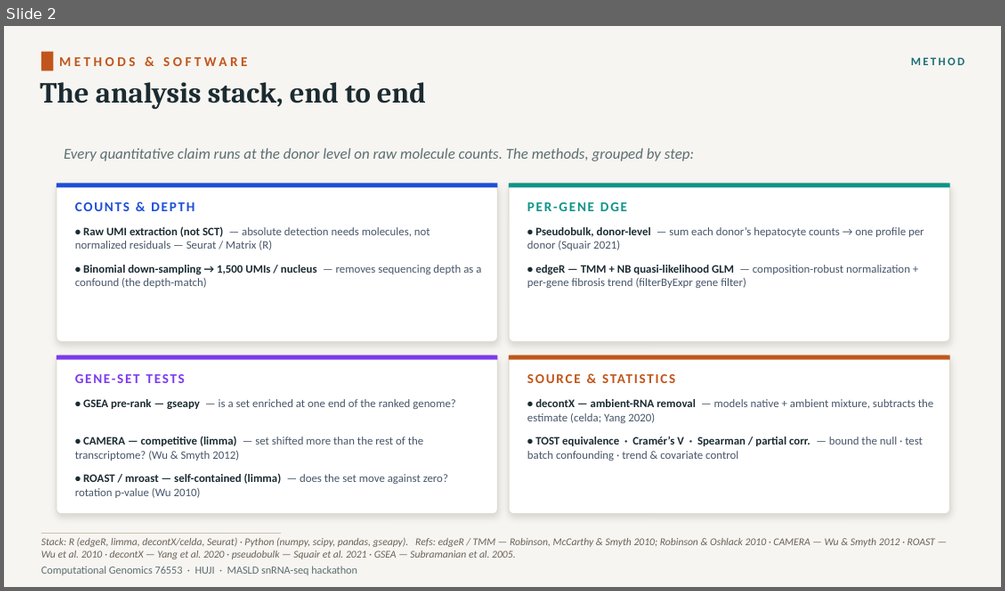
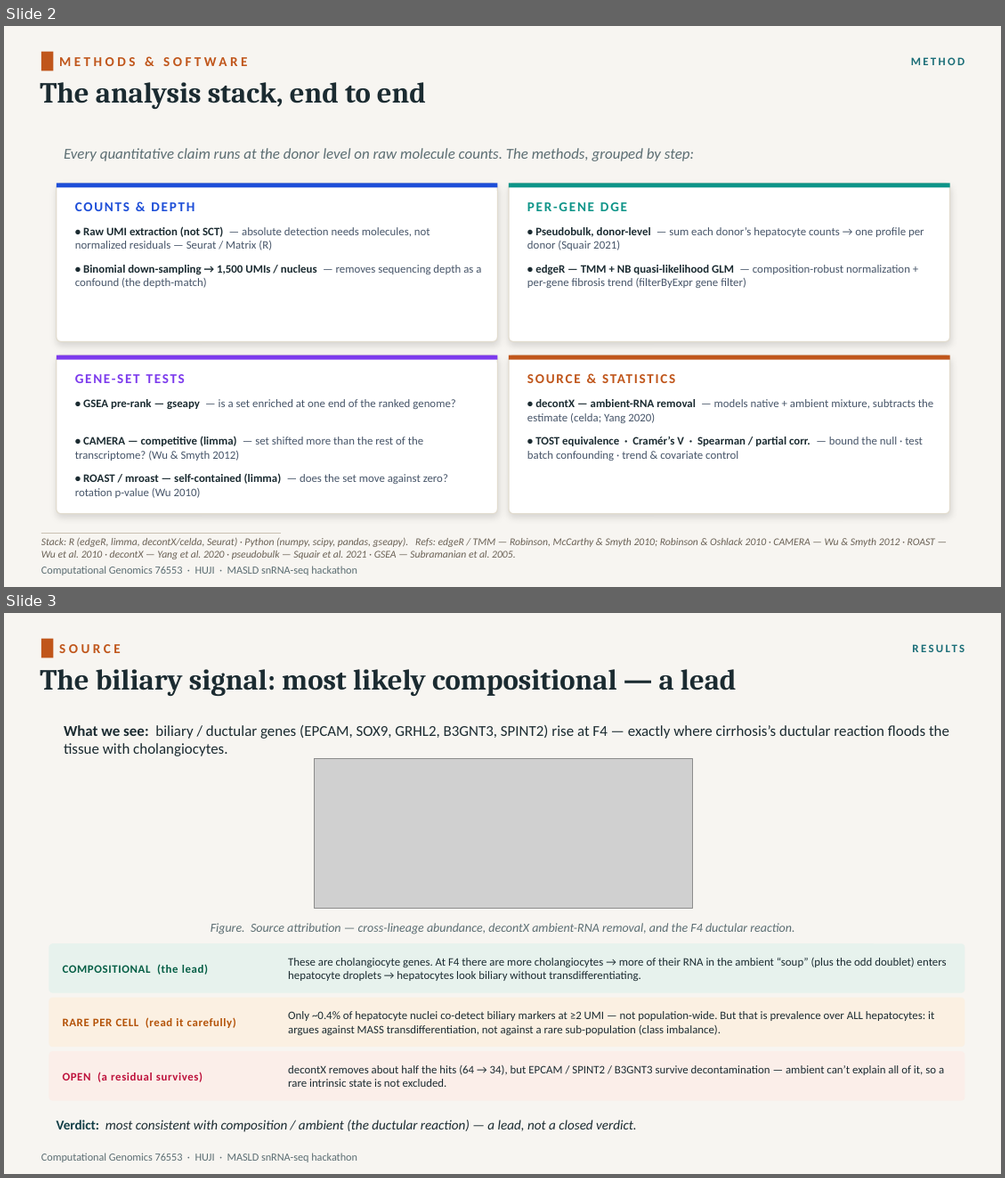
Before and after one commit to roeetekoah/liver-zonation, a slide deck: presentation/extra_slides.pptx. Shown one above the other, each under a label of ours: slide 2 before the commit, slides 2 and 3 after it. The pictures are 1005x591 and 1005x1178 pixels, drawn with LibreOffice and Linux fonts; fonts in the diff are those of the drawing; grey boxes stand for pictures. Boxes give left, top, right and bottom in pixels: in the first picture for what was removed or moved away, otherwise in the second. Text is boxed around its words. In the diff, an @@ line names an element or a change of style, - is before the commit and + after.

```diff
--- a/presentation/extra_slides.pptx
+++ b/presentation/extra_slides.pptx
@@ slide 3 added at [4, 613, 1001, 1174], background #F7F5F1 @@
@@ rectangle added at [41, 639, 53, 657], fill #C0561B @@
@@ text added at [707, 637, 965, 659], 11 pt, text #1B6E78, bold @@
+RESULTS
@@ text added at [59, 644, 121, 653], 13 pt, text #C0561B, bold @@
+SOURCE
@@ text added at [40, 669, 736, 696], 28 pt, text #1B2B31, bold @@
+The biliary signal: most likely compositional — a lead
@@ text added at [64, 725, 949, 756], 14.5 pt, text #1B2B31 @@
+What we see: biliary / ductular genes (EPCAM, SOX9, GRHL2, B3GNT3, SPINT2) rise at F4 — exactly where cirrhosis’s ductular reaction floods the tissue with cholangiocytes.
@@ picture added at [315, 759, 693, 908] @@
@@ text added at [210, 923, 794, 934], 12 pt, text #5C6E73, italic @@
+Figure. Source attribution — cross-lineage abundance, decontX ambient-RNA removal, and the F4 ductular reaction.
@@ rounded rectangle added at [48, 943, 965, 993], fill #E7F2ED @@
@@ text added at [288, 957, 947, 981], 11 pt, text #1B2B31 @@
+These are cholangiocyte genes. At F4 there are more cholangiocytes → more of their RNA in the ambient “soup” (plus the odd doublet) enters hepatocyte droplets → hepatocytes look biliary without transdifferentiating.
@@ text added at [63, 964, 208, 974], 11 pt, text #065F46, bold @@
+COMPOSITIONAL (the lead)
@@ rounded rectangle added at [48, 997, 965, 1046], fill #FBF0E2 @@
@@ text added at [288, 1011, 934, 1035], 11 pt, text #1B2B31 @@
+Only ~0.4% of hepatocyte nuclei co-detect biliary markers at ≥2 UMI — not population-wide. But that is prevalence over ALL hepatocytes: it argues against MASS transdifferentiation, not against a rare sub-population (class imbalance).
@@ text added at [63, 1017, 236, 1028], 11 pt, text #B45309, bold @@
+RARE PER CELL (read it carefully)
@@ rounded rectangle added at [48, 1051, 965, 1101], fill #FBEEE9 @@
@@ text added at [288, 1065, 944, 1086], 11 pt, text #1B2B31 @@
+decontX removes about half the hits (64 → 34), but EPCAM / SPINT2 / B3GNT3 survive decontamination — ambient can’t explain all of it, so a rare intrinsic state is not excluded.
@@ text added at [63, 1071, 202, 1082], 11 pt, text #BE123C, bold @@
+OPEN (a residual survives)
@@ text added at [57, 1119, 637, 1132], 13 pt, text #1B2B31, italic @@
+Verdict: most consistent with composition / ambient (the ductular reaction) — a lead, not a closed verdict.
@@ text added at [41, 1152, 357, 1162], 10.5 pt, text #5C6E73 @@
+Computational Genomics 76553 · HUJI · MASLD snRNA-seq hackathon
```
Also in this commit, not shown: 9 other files.
